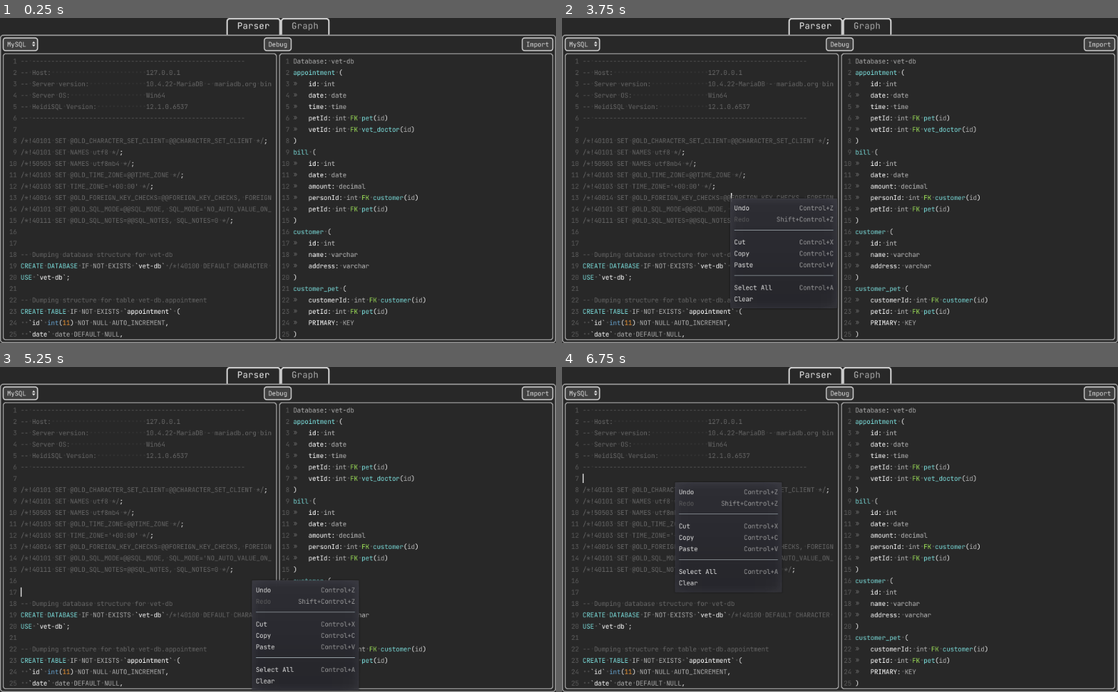
Above: before the commit, frames 1-4 (two rows, left to right).
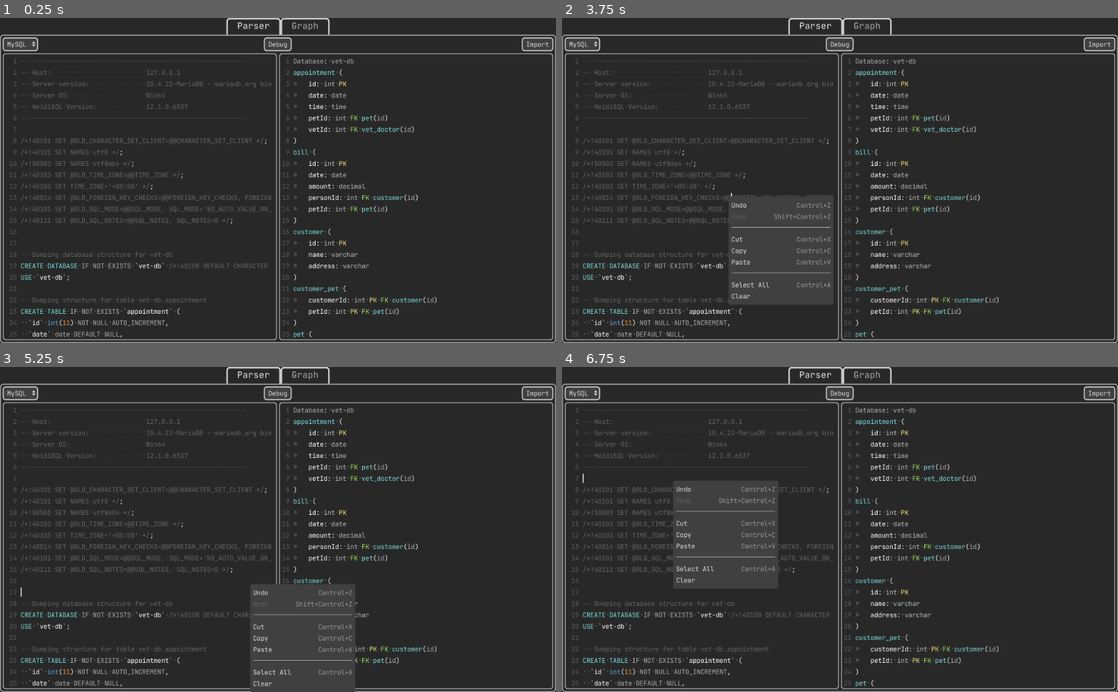
Above: after the commit, the same moments.

Repository: GArysTrousers/sql-grapher
Game: Godot game, scene res://Main.tscn
Same seed, same stepped clock (60 frames per second), same inputs: the game is played once before the commit and once after it.
Inputs (mouse positions are in pixels of both pictures, inside the frame that each line leads up to):
- Up to frame 1 (0.25 s): no input
- Up to frame 2 (3.75 s): click "MySQL" at 0.5 s; click "Debug" at 1.25 s; click "Import" at 2 s; tap Enter at 2.75 s; move the mouse to (962, 164) at 2.77 s; press the mouse at (962, 164) at 2.78 s; hold Right (ui_right) 2.78-3.53 s; tap Space at 3.5 s; move the mouse to (728, 196) at 3.52 s; release the mouse at (728, 196) at 3.53 s; hold Down (ui_down) from 3.53 s (still down); right-click (728, 196) at 3.6 s; click (728, 196) at 3.67 s
- Up to frame 3 (5.25 s): tap Enter at 4.25 s; move the mouse to (333, 458) at 4.27 s; release Down (ui_down) at 4.28 s; press the mouse at (333, 458) at 4.28 s; hold Right (ui_right) 4.28-5.03 s; tap Space at 5 s; move the mouse to (250, 594) at 5.02 s; release the mouse at (250, 594) at 5.03 s; hold Up (ui_up) from 5.03 s (still down); right-click (250, 594) at 5.1 s; click (250, 594) at 5.17 s
- Up to frame 4 (6.75 s): tap Enter at 5.75 s; move the mouse to (1006, 578) at 5.77 s; release Up (ui_up) at 5.78 s; press the mouse at (1006, 578) at 5.78 s; hold Left (ui_left) from 5.78 s (still down); tap Space at 6.5 s; move the mouse to (673, 480) at 6.52 s; release the mouse at (673, 480) at 6.53 s; right-click (673, 480) at 6.6 s; click (673, 480) at 6.67 s

The runs differ from the first frame. In frame 1, 0.3% of the frame differs, in the area x 52-79%, y 19-99%; in frame 2, 2.3%; in frame 3, 2.2%; in frame 4, 2.3%, in the area x 20-79%, y 19-99%.

Commit message:
[add] more options to graph

Diff:
--- a/Main.gd
+++ b/Main.gd
@@ -79,14 +79,13 @@
 	return re.search(command).get_string(1)
 
 
-
-
-
-
-
 func _on_Flavours_item_selected(index):
-	pass # Replace with function body.
+	$Contribute.popup_centered()
 
 
 func _on_Debug_toggled(button_pressed):
 	get_node("%CleanerOutput").visible = button_pressed
+
+
+func _on_LinkButton_pressed():
+	OS.shell_open("https://github.com/GArysTrousers/sql-grapher")
--- a/Main.tscn
+++ b/Main.tscn
@@ -73,6 +73,21 @@
 corner_radius_top_right = 6
 corner_radius_bottom_right = 6
 corner_radius_bottom_left = 6
+
+[sub_resource type="ImageTexture" id=19]
+
+[sub_resource type="ImageTexture" id=20]
+
+[sub_resource type="StyleBoxFlat" id=18]
+content_margin_left = 5.0
+content_margin_right = 5.0
+content_margin_top = 5.0
+content_margin_bottom = 5.0
+bg_color = Color( 0.25098, 0.25098, 0.25098, 1 )
+corner_radius_top_left = 3
+corner_radius_top_right = 3
+corner_radius_bottom_right = 3
+corner_radius_bottom_left = 3
 
 [sub_resource type="DynamicFontData" id=6]
 font_path = "res://JetBrainsMono-VariableFont_wght.ttf"
@@ -127,6 +142,9 @@
 HScrollBar/styles/scroll = SubResource( 9 )
 HScrollBar/styles/scroll_focus = SubResource( 9 )
 PanelContainer/styles/panel = SubResource( 4 )
+PopupMenu/icons/radio_checked = SubResource( 19 )
+PopupMenu/icons/radio_unchecked = SubResource( 20 )
+PopupMenu/styles/panel = SubResource( 18 )
 TabContainer/fonts/font = SubResource( 8 )
 TabContainer/styles/panel = SubResource( 5 )
 TabContainer/styles/tab_bg = SubResource( 12 )
@@ -374,7 +392,36 @@
 
 [node name="Graph" parent="TabContainer/Graph/ViewportContainer/Viewport" instance=ExtResource( 4 )]
 
+[node name="Contribute" type="AcceptDialog" parent="."]
+visible = true
+margin_right = 252.0
+margin_bottom = 137.0
+popup_exclusive = true
+window_title = "Oops..."
+
+[node name="VBoxContainer" type="VBoxContainer" parent="Contribute"]
+anchor_right = 1.0
+anchor_bottom = 1.0
+margin_left = 8.0
+margin_top = 8.0
+margin_right = -8.0
+margin_bottom = -41.0
+
+[node name="Label" type="Label" parent="Contribute/VBoxContainer"]
+margin_right = 236.0
+margin_bottom = 57.0
+text = "Only MySQL is impemented right now, you could help contribute more languages here:"
+align = 1
+autowrap = true
+
+[node name="LinkButton" type="Button" parent="Contribute/VBoxContainer"]
+margin_top = 61.0
+margin_right = 236.0
+margin_bottom = 86.0
+text = "GitHub Project"
+
 [connection signal="item_selected" from="TabContainer/Parser/Parser/HBoxContainer/HBoxContainer/Flavours" to="." method="_on_Flavours_item_selected"]
 [connection signal="toggled" from="TabContainer/Parser/Parser/HBoxContainer/HBoxContainer3/Debug" to="." method="_on_Debug_toggled"]
 [connection signal="pressed" from="TabContainer/Parser/Parser/HBoxContainer/HBoxContainer2/Import" to="." method="_on_Import_pressed"]
 [connection signal="visibility_changed" from="TabContainer/Graph" to="TabContainer/Graph/ViewportContainer" method="_on_Graph_visibility_changed"]
+[connection signal="pressed" from="Contribute/VBoxContainer/LinkButton" to="." method="_on_LinkButton_pressed"]
--- a/Sql.gd
+++ b/Sql.gd
@@ -3,9 +3,11 @@
 var flavour = Flavours.MySQL
 
 enum Flavours {
-	MySQL
+	MySQL,
+	PostgreSQL,
+	SQLServer
 }
-const flavour_names = ["MySQL"]
+const flavour_names = ["MySQL", "PostgreSQL", "SQL Server"]
 
 
 enum {
@@ -23,9 +25,9 @@
 	Flavours.MySQL: {
 		Command: '^(?<command>CREATE TABLE|USE|CREATE DATABASE)',
 		CreateDatabase: 'CREATE DATABASE (IF NOT EXISTS )?`(?<name>[^`]+)`',
-		CreateTable: 'CREATE TABLE (IF NOT EXISTS)? `(?<name>[^`]+)` \\((?<cols>.+)\\)',
+		CreateTable: 'CREATE TABLE (IF NOT EXISTS)? `?(?<name>[^`]+)`?\\s*\\((?<cols>.+)\\)',
 		CreateColumn: '^\\s*`?(?<name>[^\\s`]+)`? (?<type>[^(\\s]+)',
-		SetPrimaryKey: '^\\s*PRIMARY KEY \\(((?>`[^`]+`\\|?)+)\\)',
+		SetPrimaryKey: '^\\s*PRIMARY KEY \\((?<names>(?>`[^`]+`\\|?)+)\\)',
 		SetUniqueKey: '^\\s*UNIQUE KEY (`[^`]+`)? \\(`?(?<name>[^`]+)`?\\)',
 		SetForeignKey: 'FOREIGN KEY \\(`?(?<l_key>[^`]+)`?\\) REFERENCES `?(?<f_table>[^`]+)`?\\s*\\(`?(?<f_key>[^`]+)`?\\)',
 		NotSupportedColumns: '^\\s*(KEY|CONSTRAINT)',
@@ -74,11 +76,11 @@
 	var cols:Array = []
 
 	func parse(command:String) -> Table:
+		var reg = RegEx.new()
+		reg.compile("`,`")
+		command = reg.sub(command, '`|`')
 		var res = Sql.parse(command, Sql.CreateTable)
 		name = res.get_string("name")
-		var reg = RegEx.new()
-		reg.compile("`,`")
-		var r = reg.sub(command, '`|`')
 		var cols_commands = res.get_string("cols").split(',')
 
 		for c in cols_commands:
@@ -97,12 +99,12 @@
 	func add_primary_key(command):
 		var res = Sql.parse(command, Sql.SetPrimaryKey)
 		if res:
-			print(res.strings)
-			var col = res.get_string('name')
+			var col:String = res.get_string('names')
+			col = col.replace('`', '')
+			var pks = col.split('|')
 			for c in cols.size():
-				if cols[c].name == col:
+				if pks.has(cols[c].name):
 					cols[c].primary_key = true
-					return
 
 	func add_unique_key(command):
 		var res = Sql.parse(command, Sql.SetUniqueKey)
--- /dev/null
+++ b/assets/fonts/ConnectionFont.tres
@@ -0,0 +1,12 @@
+[gd_resource type="DynamicFont" load_steps=2 format=2]
+
+[sub_resource type="DynamicFontData" id=1]
+font_path = "res://JetBrainsMono-VariableFont_wght.ttf"
+
+[resource]
+size = 17
+outline_size = 2
+outline_color = Color( 0, 0, 0, 1 )
+use_mipmaps = true
+use_filter = true
+font_data = SubResource( 1 )
--- /dev/null
+++ b/assets/fonts/DefaultFont.tres
@@ -0,0 +1,9 @@
+[gd_resource type="DynamicFont" load_steps=2 format=2]
+
+[sub_resource type="DynamicFontData" id=6]
+font_path = "res://JetBrainsMono-VariableFont_wght.ttf"
+
+[resource]
+size = 12
+use_filter = true
+font_data = SubResource( 6 )
--- a/graph/ColumnNode.gd
+++ b/graph/ColumnNode.gd
@@ -1,26 +1,23 @@
 extends HBoxContainer
-
-
-# Declare member variables here. Examples:
-# var a = 2
-# var b = "text"
-
-
-# Called when the node enters the scene tree for the first time.
-func _ready():
-	pass # Replace with function body.
 
 func init(col:Sql.Column):
 	mouse_filter = Control.MOUSE_FILTER_IGNORE
-	$Name.text = col.name
+	$Info/Name.text = col.name
+	$Info/DataType.text = ':' + col.type
+	$Info/DataType.add_color_override("font_color", Palette.blue)
 	if col.primary_key:
 		add_tag("PK", Palette.yellow)
 	if col.foreign_key:
 		add_tag("FK", Palette.green)
+	if col.unique_key:
+		add_tag("UNQ", Palette.purple)
 
 func add_tag(text:String, color:Color):
-	var fk = Label.new()
-	fk.text = text
-	fk.add_color_override("font_color", color)
-	fk.mouse_filter = Control.MOUSE_FILTER_IGNORE
-	add_child(fk)
+	var tag = Label.new()
+	tag.text = text
+	tag.add_color_override("font_color", color)
+	tag.mouse_filter = Control.MOUSE_FILTER_IGNORE
+	$Tags.add_child(tag)
+
+func set_type_visible(value):
+	$Info/DataType.visible = value
--- a/graph/ColumnNode.tscn
+++ b/graph/ColumnNode.tscn
@@ -2,13 +2,29 @@
 
 [ext_resource path="res://graph/ColumnNode.gd" type="Script" id=1]
 
-[node name="ColumnNode" type="HBoxContainer"]
+[node name="ColumnNode" type="HBoxContainer" groups=["col_nodes"]]
 margin_right = 40.0
 margin_bottom = 40.0
+custom_constants/separation = 20
 script = ExtResource( 1 )
 
-[node name="Name" type="Label" parent="."]
+[node name="Info" type="HBoxContainer" parent="."]
+margin_right = 20.0
+margin_bottom = 40.0
+size_flags_horizontal = 3
+
+[node name="Name" type="Label" parent="Info"]
 margin_top = 13.0
+margin_bottom = 27.0
+
+[node name="DataType" type="Label" parent="Info"]
+visible = false
+margin_left = 4.0
+margin_top = 13.0
+margin_right = 4.0
+margin_bottom = 27.0
+
+[node name="Tags" type="HBoxContainer" parent="."]
+margin_left = 40.0
 margin_right = 40.0
-margin_bottom = 27.0
-size_flags_horizontal = 3
+margin_bottom = 40.0
--- a/graph/Graph.gd
+++ b/graph/Graph.gd
@@ -1,7 +1,7 @@
 extends Node2D
 
 onready var Tables = $Tables
-onready var GraphSettings = $UI/GraphSettings
+onready var GraphSettings = get_node("%GraphSettings")
 
 var active:bool = true
 
@@ -13,6 +13,7 @@
 var fk_force:float = 0.2
 var repel_distance:float = 250
 var repel_force: float = 0.5
+var con_font = preload("res://assets/fonts/ConnectionFont.tres")
 
 func _ready():
 	pass # Replace with function body.
@@ -43,6 +44,8 @@
 			mid + 20 * con.a_to_b().rotated(PI * 0.8),
 			mid + 20 * con.a_to_b().rotated(PI * -0.8)],
 			Palette.green, PoolVector2Array(), null, null, true)
+		if GraphSettings.show_fk_labels:
+			draw_string(con_font, con.mid_point() - con_font.get_string_size(con.label) / 2, con.label, Palette.white)
 
 func set_database(db:Sql.Database):
 	connections = []
@@ -65,11 +68,12 @@
 			if col.foreign_key:
 				make_connection(
 					table_map[table.name],
-					table_map[col.foreign_key.table_name]
+					table_map[col.foreign_key.table_name],
+					col.name
 				)
 
 
-func make_connection(a, b, remove_if_exists:bool = false):
+func make_connection(a, b, label, remove_if_exists:bool = false):
 	if !a or !b:
 		return
 	for con in connections:
@@ -77,14 +81,16 @@
 			if remove_if_exists:
 				connections.erase(con)
 			return
-	connections.append(Connection.new(a, b))
+	connections.append(Connection.new(a, b, label))
 
 class Connection:
 	var a:Node2D
 	var b:Node2D
-	func _init(a:Node2D, b:Node2D):
+	var label:String
+	func _init(a:Node2D, b:Node2D, label:String = ""):
 		self.a = a
 		self.b = b
+		self.label = label
 
 	func get_force(dist):
 		return a.position.direction_to(b.position) * (a.position.distance_to(b.position) - dist)
--- a/graph/Graph.tscn
+++ b/graph/Graph.tscn
@@ -1,8 +1,10 @@
-[gd_scene load_steps=19 format=2]
+[gd_scene load_steps=20 format=2]
 
 [ext_resource path="res://graph/Graph.gd" type="Script" id=1]
 [ext_resource path="res://graph/Camera.gd" type="Script" id=2]
 [ext_resource path="res://graph/GraphSettings.gd" type="Script" id=3]
+[ext_resource path="res://assets/fonts/DefaultFont.tres" type="DynamicFont" id=4]
+[ext_resource path="res://graph/SettingsPanel.gd" type="Script" id=5]
 
 [sub_resource type="StyleBoxFlat" id=13]
 content_margin_left = 8.0
@@ -100,13 +102,8 @@
 
 [sub_resource type="StyleBoxEmpty" id=11]
 
-[sub_resource type="DynamicFont" id=2]
-size = 12
-use_filter = true
-font_data = SubResource( 6 )
-
 [sub_resource type="Theme" id=3]
-default_font = SubResource( 2 )
+default_font = ExtResource( 4 )
 Button/styles/disabled = SubResource( 13 )
 Button/styles/focus = null
 Button/styles/hover = SubResource( 14 )
@@ -150,56 +147,84 @@
 
 [node name="UI" type="CanvasLayer" parent="."]
 
-[node name="GraphSettings" type="VBoxContainer" parent="UI"]
-margin_right = 40.0
-margin_bottom = 40.0
+[node name="SettingsPanel" type="PanelContainer" parent="UI"]
+margin_right = 14.0
+margin_bottom = 14.0
 theme = SubResource( 3 )
+script = ExtResource( 5 )
+
+[node name="GraphSettings" type="VBoxContainer" parent="UI/SettingsPanel"]
+unique_name_in_owner = true
+margin_left = 5.0
+margin_top = 5.0
+margin_right = 202.0
+margin_bottom = 198.0
 custom_constants/separation = 0
 script = ExtResource( 3 )
 
-[node name="AttractionForces" type="CheckButton" parent="UI/GraphSettings"]
-margin_right = 190.0
+[node name="AttractionForces" type="CheckButton" parent="UI/SettingsPanel/GraphSettings"]
+margin_right = 197.0
 margin_bottom = 32.0
 mouse_filter = 1
 pressed = true
 text = "Attraction Forces"
 
-[node name="RepulsionForces" type="CheckButton" parent="UI/GraphSettings"]
+[node name="RepulsionForces" type="CheckButton" parent="UI/SettingsPanel/GraphSettings"]
 margin_top = 32.0
-margin_right = 190.0
+margin_right = 197.0
 margin_bottom = 64.0
 mouse_filter = 1
 pressed = true
 text = "Repulsion Forces"
 
-[node name="LockRotation" type="CheckButton" parent="UI/GraphSettings"]
+[node name="LockRotation" type="CheckButton" parent="UI/SettingsPanel/GraphSettings"]
 margin_top = 64.0
-margin_right = 190.0
+margin_right = 197.0
 margin_bottom = 96.0
 mouse_filter = 1
 pressed = true
 text = "Lock Rotation"
 
-[node name="Label" type="Label" parent="UI/GraphSettings"]
+[node name="ShowFkLabels" type="CheckButton" parent="UI/SettingsPanel/GraphSettings"]
 margin_top = 96.0
-margin_right = 190.0
-margin_bottom = 113.0
+margin_right = 197.0
+margin_bottom = 128.0
+mouse_filter = 1
+pressed = true
+text = "Foreign Key Labels"
+
+[node name="ShowDataTypes" type="CheckButton" parent="UI/SettingsPanel/GraphSettings"]
+margin_top = 128.0
+margin_right = 197.0
+margin_bottom = 160.0
+mouse_filter = 1
+pressed = true
+text = "Data Types"
+
+[node name="Label" type="Label" parent="UI/SettingsPanel/GraphSettings"]
+margin_top = 160.0
+margin_right = 197.0
+margin_bottom = 177.0
 mouse_filter = 1
 text = "Distance"
 align = 1
 
-[node name="DistanceMultiplier" type="HSlider" parent="UI/GraphSettings"]
-margin_top = 113.0
-margin_right = 190.0
-margin_bottom = 129.0
+[node name="DistanceMultiplier" type="HSlider" parent="UI/SettingsPanel/GraphSettings"]
+margin_top = 177.0
+margin_right = 197.0
+margin_bottom = 193.0
 mouse_filter = 1
 max_value = 5.0
 step = 0.1
 value = 1.0
 
-[connection signal="mouse_entered" from="UI/GraphSettings" to="UI/GraphSettings" method="_on_GraphSettings_mouse_entered"]
-[connection signal="mouse_exited" from="UI/GraphSettings" to="UI/GraphSettings" method="_on_GraphSettings_mouse_exited"]
-[connection signal="toggled" from="UI/GraphSettings/AttractionForces" to="UI/GraphSettings" method="_on_AttractionForces_toggled"]
-[connection signal="toggled" from="UI/GraphSettings/RepulsionForces" to="UI/GraphSettings" method="_on_RepulsionForces_toggled"]
-[connection signal="toggled" from="UI/GraphSettings/LockRotation" to="UI/GraphSettings" method="_on_LockRotation_toggled"]
-[connection signal="value_changed" from="UI/GraphSettings/DistanceMultiplier" to="UI/GraphSettings" method="_on_DistanceMultiplier_value_changed"]
+[connection signal="mouse_entered" from="UI/SettingsPanel" to="UI/SettingsPanel" method="_on_SettingsPanel_mouse_entered"]
+[connection signal="mouse_exited" from="UI/SettingsPanel" to="UI/SettingsPanel" method="_on_SettingsPanel_mouse_exited"]
+[connection signal="mouse_entered" from="UI/SettingsPanel/GraphSettings" to="UI/SettingsPanel/GraphSettings" method="_on_GraphSettings_mouse_entered"]
+[connection signal="mouse_exited" from="UI/SettingsPanel/GraphSettings" to="UI/SettingsPanel/GraphSettings" method="_on_GraphSettings_mouse_exited"]
+[connection signal="toggled" from="UI/SettingsPanel/GraphSettings/AttractionForces" to="UI/SettingsPanel/GraphSettings" method="_on_AttractionForces_toggled"]
+[connection signal="toggled" from="UI/SettingsPanel/GraphSettings/RepulsionForces" to="UI/SettingsPanel/GraphSettings" method="_on_RepulsionForces_toggled"]
+[connection signal="toggled" from="UI/SettingsPanel/GraphSettings/LockRotation" to="UI/SettingsPanel/GraphSettings" method="_on_LockRotation_toggled"]
+[connection signal="toggled" from="UI/SettingsPanel/GraphSettings/ShowFkLabels" to="UI/SettingsPanel/GraphSettings" method="_on_ShowFkLabels_toggled"]
+[connection signal="toggled" from="UI/SettingsPanel/GraphSettings/ShowDataTypes" to="UI/SettingsPanel/GraphSettings" method="_on_ShowDataTypes_toggled"]
+[connection signal="value_changed" from="UI/SettingsPanel/GraphSettings/DistanceMultiplier" to="UI/SettingsPanel/GraphSettings" method="_on_DistanceMultiplier_value_changed"]
--- a/graph/GraphSettings.gd
+++ b/graph/GraphSettings.gd
@@ -3,13 +3,19 @@
 var attraction_forces = true
 var repulsion_forces = true
 var lock_rotation = true
+var show_fk_labels = false
+var show_data_types = false
 var distance_multiplier = 1
 
 func _ready():
 	$AttractionForces.pressed = attraction_forces
 	$RepulsionForces.pressed = repulsion_forces
 	$LockRotation.pressed = lock_rotation
+	$ShowFkLabels.pressed = show_fk_labels
+	$ShowDataTypes.pressed = show_data_types
 	$DistanceMultiplier.value = distance_multiplier
+
+	_on_GraphSettings_mouse_exited()
 
 func _on_GraphSettings_mouse_entered():
 	modulate.a = 1
@@ -34,5 +40,13 @@
 		for t in get_tree().get_nodes_in_group("table_nodes"):
 			t.mode = RigidBody2D.MODE_RIGID
 
+func _on_ShowFkLabels_toggled(button_pressed):
+	show_fk_labels = button_pressed
+
+func _on_ShowDataTypes_toggled(button_pressed):
+	show_data_types = button_pressed
+	for c in get_tree().get_nodes_in_group("col_nodes"):
+		c.set_type_visible(button_pressed)
+
 func _on_DistanceMultiplier_value_changed(value):
 	distance_multiplier = value
--- /dev/null
+++ b/graph/SettingsPanel.gd
@@ -0,0 +1,13 @@
+extends PanelContainer
+
+
+func _ready():
+	_on_SettingsPanel_mouse_exited()
+
+
+func _on_SettingsPanel_mouse_entered():
+	self_modulate.a = 0.9
+
+
+func _on_SettingsPanel_mouse_exited():
+	self_modulate.a = 0
Not shown: 1 places in Main.tscn that only renumber resources
